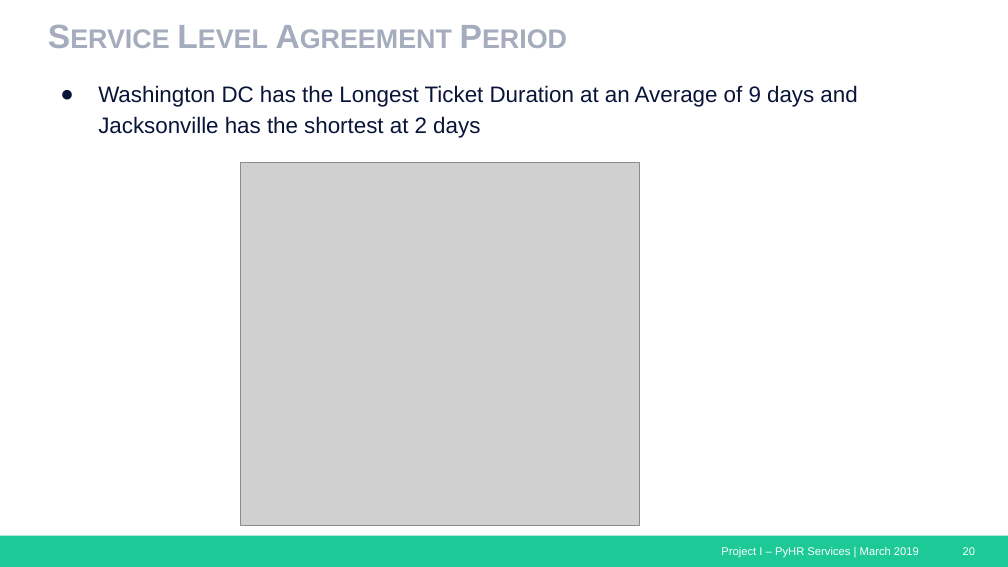
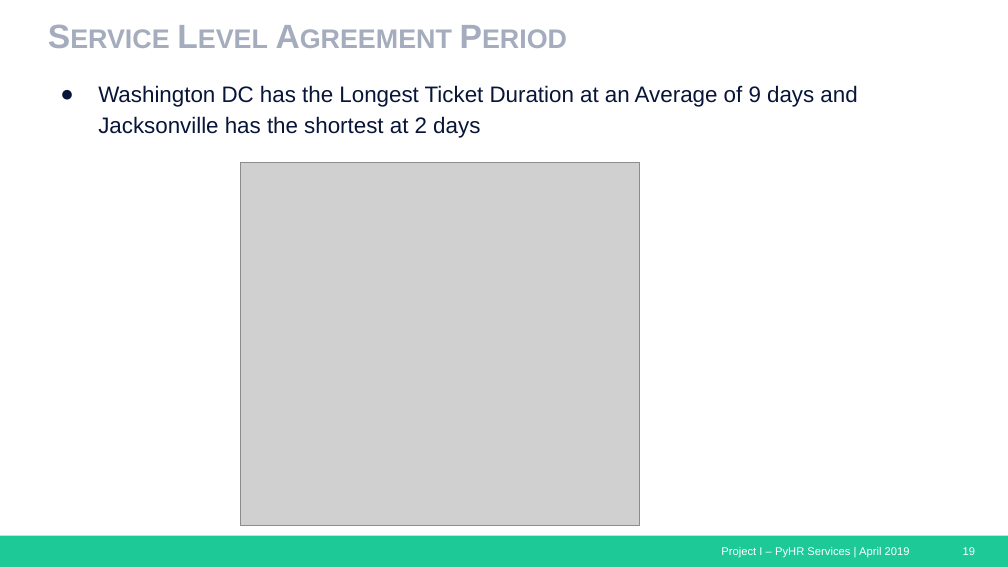
Before and after one commit to jvbonini/Project-I, a slide deck: slide 19 of Presentation/HRServices_Presentation_Master.pptx (slide 20 before the commit). Drawn at 1008x567 pixels with LibreOffice and Linux fonts; fonts in the diff are those of the drawing; grey boxes stand for pictures. Boxes give left, top, right and bottom in pixels: in the first picture for what was removed or moved away, otherwise in the second. Text is boxed around its words. In the diff, an @@ line names an element or a change of style, - is before the commit and + after.

```diff
--- a/Presentation/HRServices_Presentation_Master.pptx
+++ b/Presentation/HRServices_Presentation_Master.pptx
@@ text at bbox=[721, 547, 910, 558]: text changed @@
-Project I – PyHR Services | March 2019
+Project I – PyHR Services | April 2019
@@ page number at bbox=[963, 547, 975, 555]: text changed @@
-20
+19
```
Also in this commit, not shown: 14 other slides changed, 6 slides added, 5 slides removed, 2 other files.
